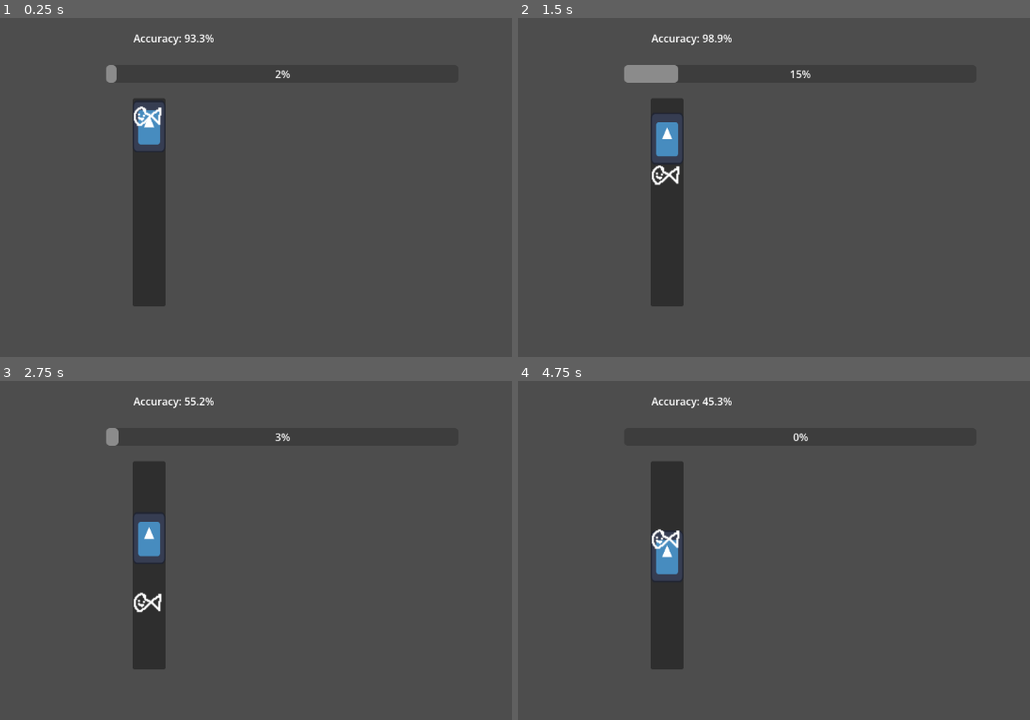
Above: before the commit, frames 1-4 (two rows, left to right).
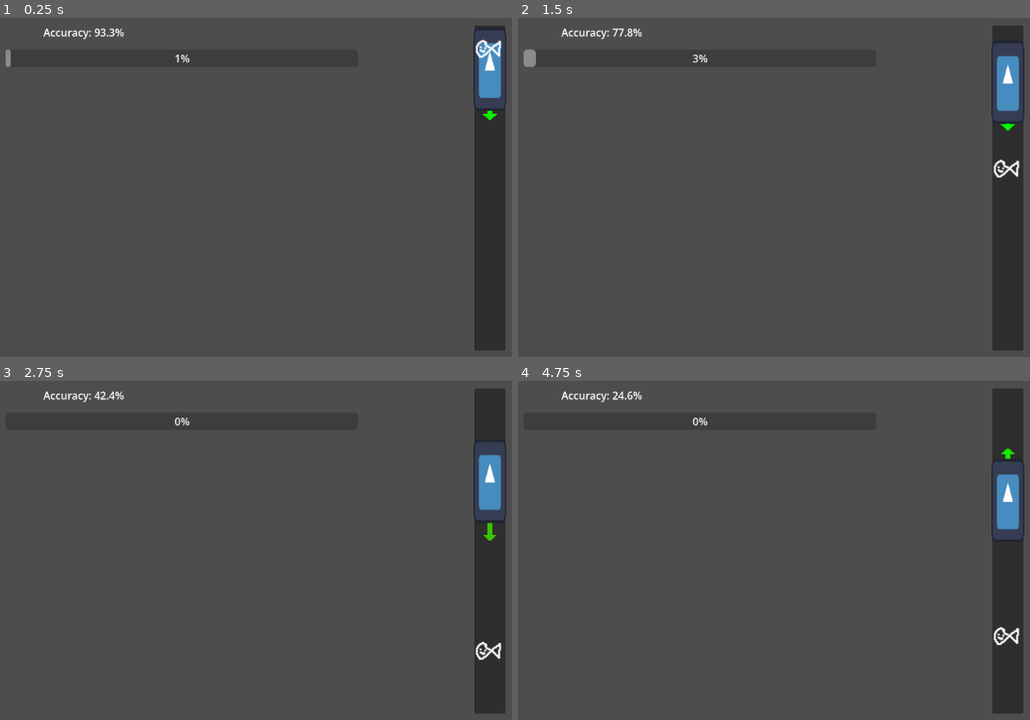
Above: after the commit, the same moments.

Repository: apia46/fish-game
Game: Godot game, scene res://game.tscn
Two runs of this game, one before a commit and one after it. Both use one fixed random seed, a clock stepped at 60 frames per second and the inputs below. The engine's default icon, where the game draws it, is replaced by a stand-in: a white triangle on a blue panel in a dark square.
Inputs (mouse positions are in pixels of both pictures, inside the frame that each line leads up to):
- Up to frame 1 (0.25 s): no input
- Up to frame 2 (1.5 s): tap Enter at 0.5 s; move the mouse to (1009, 160) at 0.52 s; click (1009, 160) at 0.67 s; tap Space at 0.77 s; move the mouse to (697, 201) at 1.27 s; click (697, 201) at 1.42 s
- Up to frame 3 (2.75 s): tap Space at 1.52 s; move the mouse to (404, 452) at 2.02 s; click (404, 452) at 2.17 s
- Up to frame 4 (4.75 s): move the mouse to (809, 628) at 2.77 s; click (809, 628) at 2.92 s; tap Space at 3.02, 3.77, 4.52 s; move the mouse to (outside the picture) at 3.52 s; click (outside the picture) at 3.67 s; move the mouse to (620, 479) at 4.27 s; click (620, 479) at 4.42 s

The runs differ from the first frame. In frame 1, 9.6% of the frame differs, in the area x 1-99%, y 2-99%; in frame 2, 10%; in frame 3, 9.4%; in frame 4, 9.5%.

Commit message:
more basic mechanics

Diff:
--- /dev/null
+++ b/bar.gd
@@ -0,0 +1,5 @@
+extends Panel
+class_name Bar
+
+@onready var player:Player = %player
+@onready var fish:Fish = %fish
--- a/bar.tscn
+++ b/bar.tscn
@@ -1,14 +1,19 @@
 [gd_scene format=3 uid="uid://cidlu1tm38goi"]
 
+[ext_resource type="Script" uid="uid://dmg8lpwf636l1" path="res://bar.gd" id="1_a0eh7"]
 [ext_resource type="PackedScene" uid="uid://bfnvlsuf05tgf" path="res://player.tscn" id="1_sbg6f"]
 [ext_resource type="PackedScene" uid="uid://bpwkp57jo8tkd" path="res://fish.tscn" id="2_a0eh7"]
 
 [node name="bar" type="Panel" unique_id=418979998]
-offset_right = 50.0
+offset_right = 48.0
 offset_bottom = 301.0
+script = ExtResource("1_a0eh7")
 
 [node name="player" parent="." unique_id=1014960489 instance=ExtResource("1_sbg6f")]
-position = Vector2(25, 39.999996)
+unique_name_in_owner = true
+position = Vector2(24, 64)
 
 [node name="fish" parent="." unique_id=1680285713 instance=ExtResource("2_a0eh7")]
-position = Vector2(24.999998, 24.999998)
+unique_name_in_owner = true
+position = Vector2(24, 27.000002)
+scale = Vector2(1.4218749, 1.4218749)
--- a/fish.gd
+++ b/fish.gd
@@ -1,19 +1,64 @@
 extends Sprite2D
+class_name Fish
 
 @onready var game:Game = $"/root/game"
+@onready var bar:Bar = get_parent()
 @onready var collision:Area2D = %collision
+
+enum STATE {TARGET}
+
+const HALF_HEIGHT:float = 16
 
 var time:float = 0
 var progress:float = 0
 var time_unhooked:float = 0
+var velocity:Vector2 = Vector2.ZERO
+
+var state:STATE = STATE.TARGET
+
+var target:Vector2 = Vector2.ZERO # target position
+var next_target_timer:float = 0
+
+var dash_attack_timer:float = 0
+var dash_direction:int = 0
 
 func _process(delta: float) -> void:
-    time += delta
-    position.y += sin(time) * delta * 100
-    if game.player.collision in %collision.get_overlapping_areas():
-        progress += delta / 10
-    else:
-        progress -= delta / 10
-        time_unhooked += delta
-    game.progress_bar.value = progress
-    game.accuracy_label.text = "Accuracy: %.1f%%" % ((1 - time_unhooked/time) * 100)
+	time += delta
+
+	match state:
+		STATE.TARGET:
+			next_target_timer -= delta
+			if next_target_timer <= 0: new_target()
+			velocity += ((target-position) - velocity) * delta
+
+	position += velocity * delta
+	position.y = max(min(position.y, bar.size.y-HALF_HEIGHT), HALF_HEIGHT)
+
+	if bar.player.collision in %collision.get_overlapping_areas():
+		progress = min(progress + delta / 30, 1)
+	else:
+		progress = max(progress - delta / 30, 0)
+		time_unhooked += delta
+	progress = max(min(progress, 1), 0)
+	game.progress_bar.value = progress
+	game.accuracy_label.text = "Accuracy: %.1f%%" % ((1 - time_unhooked/time) * 100)
+
+func _physics_process(delta:float) -> void:
+	if dash_attack_timer:
+		dash_attack_timer -= delta
+		if dash_attack_timer <= 0:
+			dash_attack_timer = 0
+			velocity.y = dash_direction * 100
+			if state == STATE.TARGET: new_target()
+	elif randf() < 0.01 and velocity.length_squared() > 2000 and velocity.length_squared() < 10000:
+		var tween:Tween = get_tree().create_tween()
+		tween.tween_property(self, ^"rotation", randf_range(0.4, 1), 0.2).set_ease(Tween.EASE_IN)
+		tween.tween_property(self, ^"rotation", 0, 0.2).set_ease(Tween.EASE_OUT)
+		dash_attack_timer = 0.4
+		dash_direction = -sign(velocity.y)
+
+func new_target() -> void:
+	target.x = bar.size.x/2
+	while target.distance_squared_to(position) < 10000:
+		target.y = randf_range(HALF_HEIGHT,bar.size.y-HALF_HEIGHT)
+	next_target_timer = randf_range(1.5, 2)
--- a/fish.tscn
+++ b/fish.tscn
@@ -1,13 +1,12 @@
 [gd_scene format=3 uid="uid://bpwkp57jo8tkd"]
 
-[ext_resource type="Texture2D" uid="uid://dl7wc86sfwfk8" path="res://fish.png" id="1_hgn23"]
+[ext_resource type="Texture2D" uid="uid://dl7wc86sfwfk8" path="res://placeholder_assets/fish.png" id="1_hgn23"]
 [ext_resource type="Script" uid="uid://bvhulfii0l3g" path="res://fish.gd" id="2_6ik3a"]
 
 [sub_resource type="RectangleShape2D" id="RectangleShape2D_hgn23"]
-size = Vector2(29.440002, 21.120003)
+size = Vector2(30, 22)
 
 [node name="fish" type="Sprite2D" unique_id=1680285713]
-scale = Vector2(1.5624999, 1.5624999)
 texture = ExtResource("1_hgn23")
 script = ExtResource("2_6ik3a")
 
@@ -15,5 +14,5 @@
 unique_name_in_owner = true
 
 [node name="CollisionShape2D" type="CollisionShape2D" parent="collision" unique_id=1630464348]
-position = Vector2(-1.280001, -0.32000017)
+position = Vector2(-1, 0)
 shape = SubResource("RectangleShape2D_hgn23")
--- a/game.gd
+++ b/game.gd
@@ -1,7 +1,5 @@
+extends Node2D
 class_name Game
-extends Node2D
 
-@onready var player:Sprite2D = $"bar/player"
-@onready var fish:Sprite2D = $"bar/fish"
 @onready var progress_bar:ProgressBar = %progressBar
 @onready var accuracy_label:Label = %accuracyLabel
--- a/game.tscn
+++ b/game.tscn
@@ -7,23 +7,23 @@
 script = ExtResource("1_e2o6t")
 
 [node name="bar" parent="." unique_id=418979998 instance=ExtResource("1_80nbo")]
-offset_left = 277.0
-offset_top = 197.0
-offset_right = 327.0
-offset_bottom = 517.0
+offset_left = 800.0
+offset_top = 85.0
+offset_right = 848.0
+offset_bottom = 585.0
 
 [node name="progressBar" type="ProgressBar" parent="." unique_id=384789264]
 unique_name_in_owner = true
-offset_left = 236.0
-offset_top = 146.0
-offset_right = 776.0
-offset_bottom = 173.0
+offset_left = 82.0
+offset_top = 122.0
+offset_right = 622.0
+offset_bottom = 149.0
 max_value = 1.0
 step = 0.0
 
 [node name="accuracyLabel" type="Label" parent="." unique_id=1319495304]
 unique_name_in_owner = true
-offset_left = 278.0
-offset_top = 93.0
-offset_right = 686.0
-offset_bottom = 116.0
+offset_left = 140.0
+offset_top = 84.0
+offset_right = 548.0
+offset_bottom = 107.0
--- a/player.gd
+++ b/player.gd
@@ -1,24 +1,33 @@
-extends Sprite2D
+extends Node2D
+class_name Player
 
-@onready var bar:Panel = get_parent()
+@onready var bar:Bar = get_parent()
 @onready var collision:Area2D = %collision
 
-const HALF_BAR_HEIGHT:float = 40
+const HALF_HEIGHT:float = 64
 
 var velocity:Vector2 = Vector2.ZERO
 
 func _process(delta: float) -> void:
 	velocity.y += delta * 100 # gravity
-	if Input.is_mouse_button_pressed(MOUSE_BUTTON_LEFT): velocity.y += delta * -300
+	if Input.is_mouse_button_pressed(MOUSE_BUTTON_LEFT): velocity.y += delta * -350
 
 	position += velocity * delta
 
-	if position.y < HALF_BAR_HEIGHT: # bounce off top
-		position.y = HALF_BAR_HEIGHT
+	if position.y < HALF_HEIGHT: # bounce off top
+		position.y = HALF_HEIGHT
 		if velocity.y < 0: velocity.y *= -0.8
-	if position.y > bar.size.y - HALF_BAR_HEIGHT: # bounce off bottom
-		position.y = bar.size.y - HALF_BAR_HEIGHT
+	if position.y > bar.size.y - HALF_HEIGHT: # bounce off bottom
+		position.y = bar.size.y - HALF_HEIGHT
 		if velocity.y > 0: velocity.y *= -0.8
+
+	%velocityLine.position.y = 64 * sign(velocity.y)
+	%velocityArrow.position = velocity/5
+	%velocityArrow.polygon[2] = (abs(velocity)/10).max(Vector2.ONE*10) * sign(velocity)
+	%velocityLine.set_point_position(1,velocity/5)
+	var speed_color:Color = Color.GREEN.blend(Color(Color.RED, abs(velocity.y/400)))
+	%velocityArrow.color = speed_color
+	%velocityLine.default_color = speed_color
 
 func _input(event: InputEvent) -> void:
 	if event is InputEventKey and event.pressed and !event.echo:
--- a/player.tscn
+++ b/player.tscn
@@ -6,13 +6,29 @@
 [sub_resource type="RectangleShape2D" id="RectangleShape2D_onrkg"]
 size = Vector2(128.00002, 128.00002)
 
-[node name="player" type="Sprite2D" unique_id=1014960489]
-scale = Vector2(0.390625, 0.62499994)
+[node name="player" type="Node2D" unique_id=1704506454]
+script = ExtResource("2_i3pqv")
+
+[node name="sprite" type="Sprite2D" parent="." unique_id=1014960489]
+position = Vector2(0, 8.583069e-06)
+scale = Vector2(0.391, 1)
 texture = ExtResource("1_onrkg")
-script = ExtResource("2_i3pqv")
+
+[node name="velocityLine" type="Line2D" parent="." unique_id=1691385520]
+unique_name_in_owner = true
+position = Vector2(0, 64)
+points = PackedVector2Array(0, 0, 0, 10)
+width = 8.0
+
+[node name="velocityArrow" type="Polygon2D" parent="velocityLine" unique_id=992178003]
+unique_name_in_owner = true
+position = Vector2(0, 10)
+polygon = PackedVector2Array(-11, 0, 11, 0, 0, 8)
 
 [node name="collision" type="Area2D" parent="." unique_id=1065763926]
 unique_name_in_owner = true
+position = Vector2(0, 8.583069e-06)
+scale = Vector2(0.391, 1)
 
 [node name="CollisionShape2D" type="CollisionShape2D" parent="collision" unique_id=1467986361]
 position = Vector2(-4.8828133e-06, 3.0517588e-06)
Not shown, added: bar.gd.uid
Renamed: fish.png -> placeholder_assets/fish.png
Not shown, changed: placeholder_assets/fish.png.import
